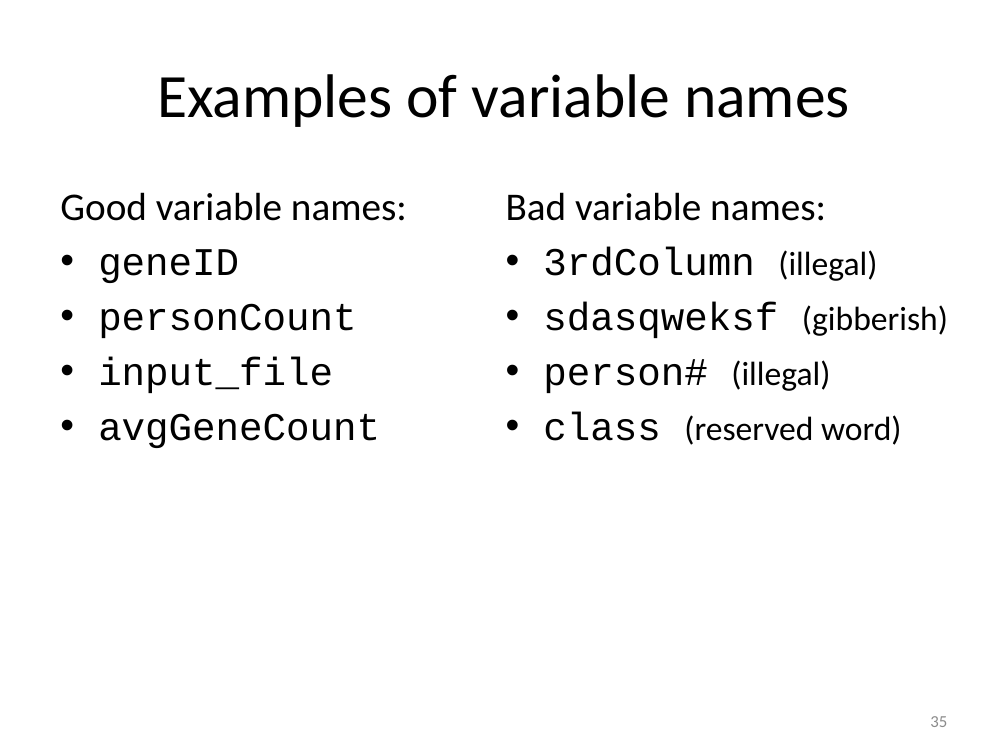
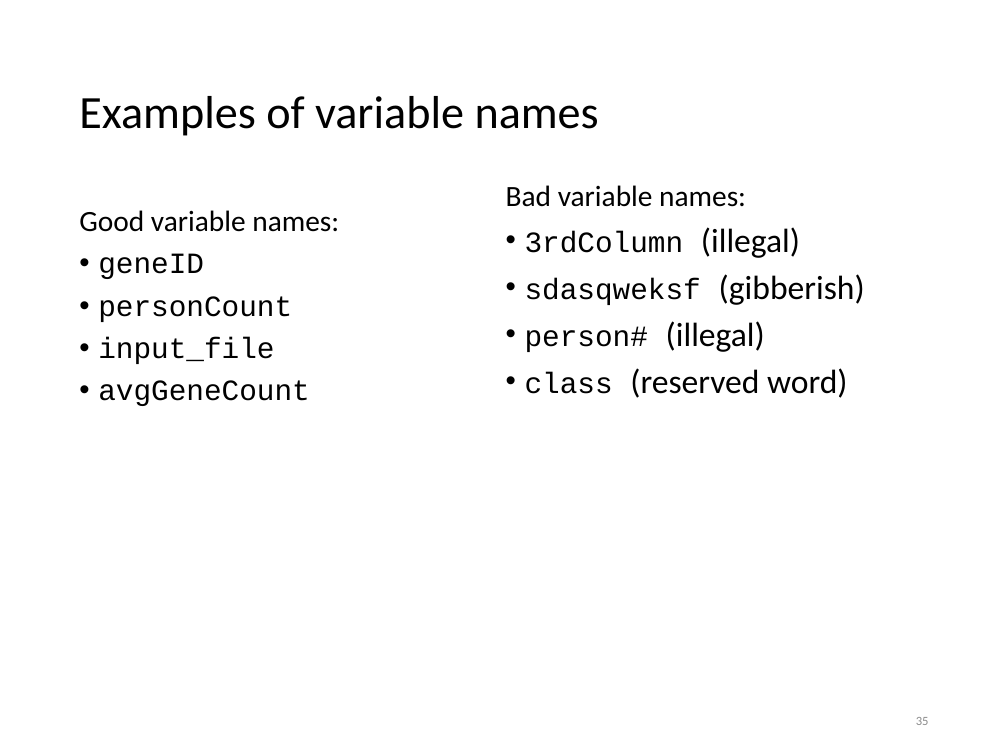
Before and after one commit to PennGCB/python_bootcamp, a slide deck: slide 35 of lab1/py27/lab1_introduction_to_python.pptx. Drawn at 1008x756 pixels with LibreOffice and Linux fonts; fonts in the diff are those of the drawing. Boxes give left, top, right and bottom in pixels: in the first picture for what was removed or moved away, otherwise in the second. Text is boxed around its words. In the diff, an @@ line names an element or a change of style, - is before the commit and + after.

```diff
--- a/lab1/py27/lab1_introduction_to_python.pptx
+++ b/lab1/py27/lab1_introduction_to_python.pptx
@@ title "Examples of variable names": place and size @@
-title "Examples of variable names" at bbox=[157, 74, 850, 127]
+title "Examples of variable names" at bbox=[79, 96, 599, 136]
@@ title "Examples of variable names" at bbox=[79, 96, 599, 136]: size 44 to 33 pt; alignment centre to left; line spacing 1 to 0.9 @@
@@ text "Bad variable names:" at bbox=[506, 185, 865, 398]: size 28 to 21 pt in "Bad variable names:", "3rdColumn", "sdasqweksf", "person#" and 1 more places; line spacing 1 to 0.9; more space between paragraphs; indent changed @@
@@ text "Good variable names:": place and size @@
-text "Good variable names:" at bbox=[60, 192, 407, 448]
+text "Good variable names:" at bbox=[79, 210, 339, 406]
@@ text "Good variable names:" at bbox=[79, 210, 339, 406]: size 28 to 21 pt; line spacing 1 to 0.9; more space between paragraphs; indent changed @@
@@ page number: place and size @@
-page number at bbox=[930, 716, 947, 727]
+page number at bbox=[916, 717, 929, 725]
@@ page number at bbox=[916, 717, 929, 725]: size 12 to 9 pt @@
```
Also in this commit, not shown: 64 other slides changed, 7 other files.
